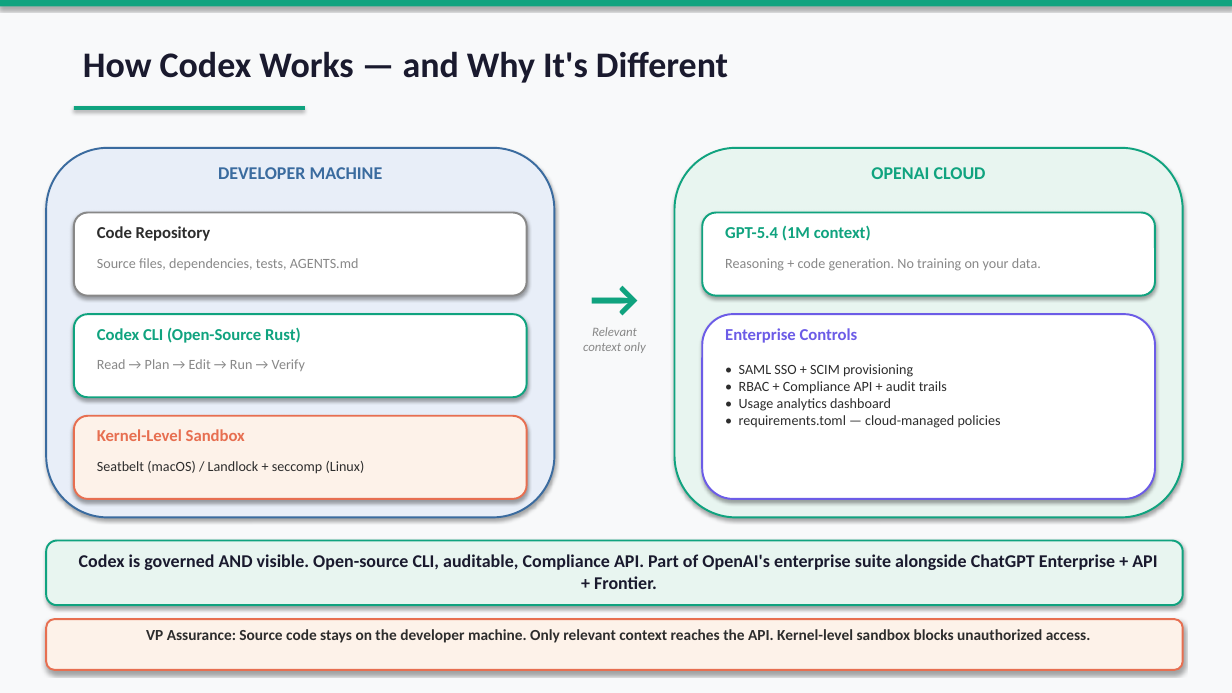
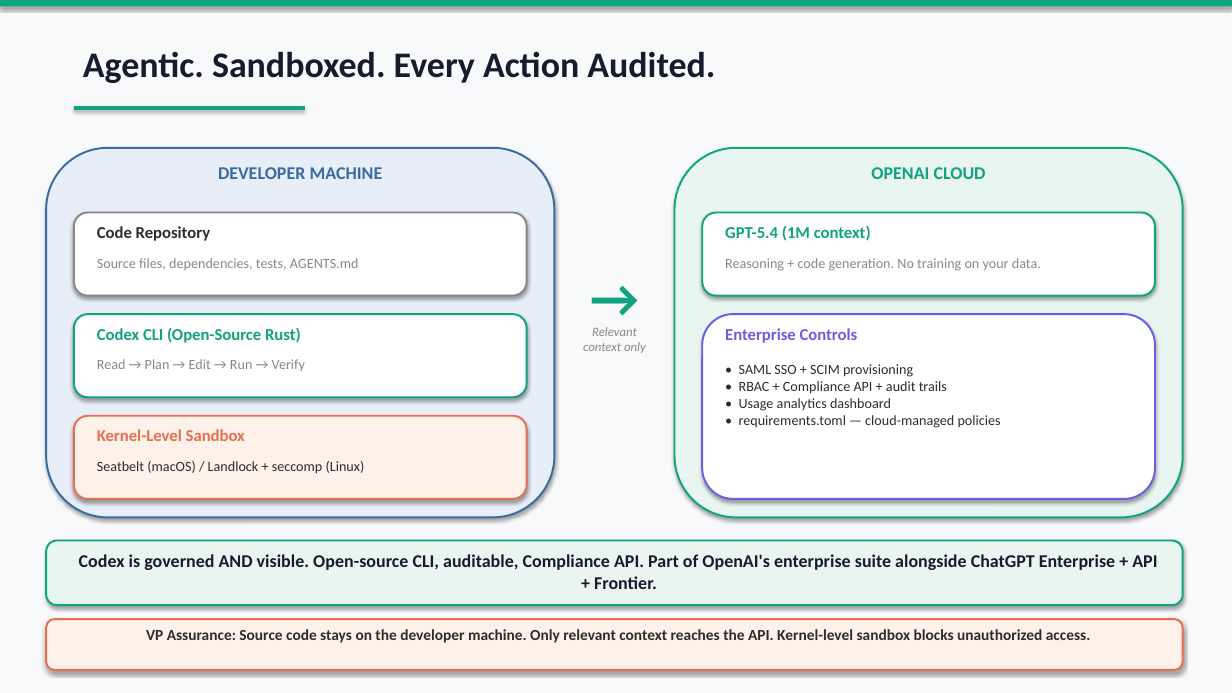
Before and after one commit to pretendhome/enablement, a slide deck: slide 3 of codex/codex_enablement_v2.pptx. Drawn at 1232x693 pixels with LibreOffice and Linux fonts; fonts in the diff are those of the drawing. Boxes give left, top, right and bottom in pixels: in the first picture for what was removed or moved away, otherwise in the second. Text is boxed around its words. In the diff, an @@ line names an element or a change of style, - is before the commit and + after.

```diff
--- a/codex/codex_enablement_v2.pptx
+++ b/codex/codex_enablement_v2.pptx
@@ text at [83,51,715,83]: text changed @@
-How Codex Works — and Why It's Different
+Agentic. Sandboxed. Every Action Audited.
```
Also in this commit, not shown: 5 other slides changed, 6 other files.
